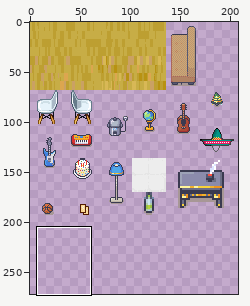
Two states of a sprite sheet, tileset_hs18.png. Above, an overview of the earlier version with the close-up marked.
Close-up. Before:
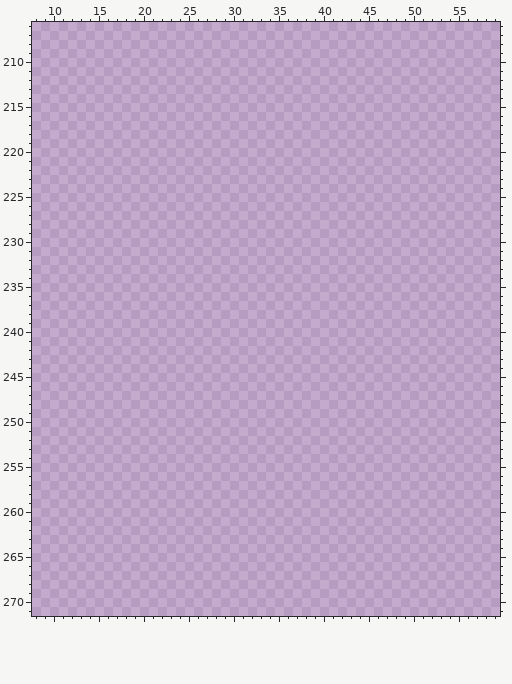
The file is 272x272 pixels. Pixels under 10% opacity are left out. Colours within 5 levels of each other are drawn and written as one. Shown: x 8..59, y 206..271. The wide view leaves out empty margins.
The result:
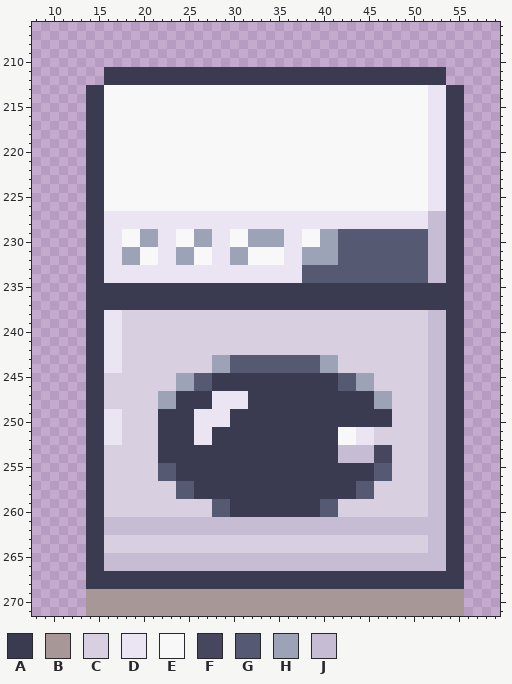
Palette (. is transparent): A #3a3a50  B #a79796  C #d8d0e0  D #ebe4f2  E #f8f8f8  F #46465e  G #565972  H #9da3b7  J #c6bdd5
From old to new:
Changed rows in their new state; - is an unchanged pixel.
first column x 14:
211 --AAAAAAAAAAAAAAAAAAAAAAAAAAAAAAAAAAAAAA--
212 --AAAAAAAAAAAAAAAAAAAAAAAAAAAAAAAAAAAAAA--
213 AAEEEEEEEEEEEEEEEEEEEEEEEEEEEEEEEEEEEEDDAA
214 AAEEEEEEEEEEEEEEEEEEEEEEEEEEEEEEEEEEEEDDAA
215 AAEEEEEEEEEEEEEEEEEEEEEEEEEEEEEEEEEEEEDDAA
216 AAEEEEEEEEEEEEEEEEEEEEEEEEEEEEEEEEEEEEDDAA
217 AAEEEEEEEEEEEEEEEEEEEEEEEEEEEEEEEEEEEEDDAA
218 AAEEEEEEEEEEEEEEEEEEEEEEEEEEEEEEEEEEEEDDAA
219 AAEEEEEEEEEEEEEEEEEEEEEEEEEEEEEEEEEEEEDDAA
220 AAEEEEEEEEEEEEEEEEEEEEEEEEEEEEEEEEEEEEDDAA
221 AAEEEEEEEEEEEEEEEEEEEEEEEEEEEEEEEEEEEEDDAA
222 AAEEEEEEEEEEEEEEEEEEEEEEEEEEEEEEEEEEEEDDAA
223 AAEEEEEEEEEEEEEEEEEEEEEEEEEEEEEEEEEEEEDDAA
224 AAEEEEEEEEEEEEEEEEEEEEEEEEEEEEEEEEEEEEDDAA
225 AAEEEEEEEEEEEEEEEEEEEEEEEEEEEEEEEEEEEEDDAA
226 AAEEEEEEEEEEEEEEEEEEEEEEEEEEEEEEEEEEEEDDAA
227 AADDDDDDDDDDDDDDDDDDDDDDDDDDDDDDDDDDDDJJAA
228 AADDDDDDDDDDDDDDDDDDDDDDDDDDDDDDDDDDDDJJAA
229 AADDEEHHDDEEHHDDEEHHHHDDEEHHGGGGGGGGGGJJAA
230 AADDEEHHDDEEHHDDEEHHHHDDEEHHGGGGGGGGGGJJAA
231 AADDHHEEDDHHEEDDHHEEEEDDHHHHGGGGGGGGGGJJAA
232 AADDHHEEDDHHEEDDHHEEEEDDHHHHGGGGGGGGGGJJAA
233 AADDDDDDDDDDDDDDDDDDDDDDGGGGGGGGGGGGGGJJAA
234 AADDDDDDDDDDDDDDDDDDDDDDGGGGGGGGGGGGGGJJAA
235 AAAAAAAAAAAAAAAAAAAAAAAAAAAAAAAAAAAAAAAAAA
236 AAAAAAAAAAAAAAAAAAAAAAAAAAAAAAAAAAAAAAAAAA
237 AAAAAAAAAAAAAAAAAAAAAAAAAAAAAAAAAAAAAAAAAA
238 AADDCCCCCCCCCCCCCCCCCCCCCCCCCCCCCCCCCCJJAA
239 AADDCCCCCCCCCCCCCCCCCCCCCCCCCCCCCCCCCCJJAA
240 AADDCCCCCCCCCCCCCCCCCCCCCCCCCCCCCCCCCCJJAA
241 AADDCCCCCCCCCCCCCCCCCCCCCCCCCCCCCCCCCCJJAA
242 AADDCCCCCCCCCCCCCCCCCCCCCCCCCCCCCCCCCCJJAA
243 AADDCCCCCCCCCCHHGGGGGGGGGGHHCCCCCCCCCCJJAA
244 AADDCCCCCCCCCCHHGGGGGGGGGGHHCCCCCCCCCCJJAA
245 AACCCCCCCCHHGGAAAAAAAAAAAAAAGGHHCCCCCCJJAA
246 AACCCCCCCCHHGGAAAAAAAAAAAAAAGGHHCCCCCCJJAA
247 AACCCCCCHHAAAADDDDAAAAAAAAAAAAAAHHCCCCJJAA
248 AACCCCCCHHAAAADDDDAAAAAAAAAAAAAAHHCCCCJJAA
249 AADDCCCCAAAADDDDAAAAAAAAAAAAAAAAAACCCCJJAA
250 AADDCCCCAAAADDDDAAAAAAAAAAAAAAAAAACCCCJJAA
251 AADDCCCCAAAADDAAAAAAAAAAAAAAEEDDCCCCCCJJAA
252 AADDCCCCAAAADDAAAAAAAAAAAAAAEEDDCCCCCCJJAA
253 AACCCCCCAAAAAAAAAAAAAAAAAAAAJJJJFFCCCCJJAA
254 AACCCCCCAAAAAAAAAAAAAAAAAAAAJJJJFFCCCCJJAA
255 AACCCCCCGGAAAAAAAAAAAAAAAAAAAAAAGGCCCCJJAA
256 AACCCCCCGGAAAAAAAAAAAAAAAAAAAAAAGGCCCCJJAA
257 AACCCCCCCCGGAAAAAAAAAAAAAAAAAAGGCCCCCCJJAA
258 AACCCCCCCCGGAAAAAAAAAAAAAAAAAAGGCCCCCCJJAA
259 AACCCCCCCCCCCCGGAAAAAAAAAAGGCCCCCCCCCCJJAA
260 AACCCCCCCCCCCCGGAAAAAAAAAAGGCCCCCCCCCCJJAA
261 AAJJJJJJJJJJJJJJJJJJJJJJJJJJJJJJJJJJJJJJAA
262 AAJJJJJJJJJJJJJJJJJJJJJJJJJJJJJJJJJJJJJJAA
263 AACCCCCCCCCCCCCCCCCCCCCCCCCCCCCCCCCCCCJJAA
264 AACCCCCCCCCCCCCCCCCCCCCCCCCCCCCCCCCCCCJJAA
265 AAJJJJJJJJJJJJJJJJJJJJJJJJJJJJJJJJJJJJJJAA
266 AAJJJJJJJJJJJJJJJJJJJJJJJJJJJJJJJJJJJJJJAA
267 AAAAAAAAAAAAAAAAAAAAAAAAAAAAAAAAAAAAAAAAAA
268 AAAAAAAAAAAAAAAAAAAAAAAAAAAAAAAAAAAAAAAAAA
269 BBBBBBBBBBBBBBBBBBBBBBBBBBBBBBBBBBBBBBBBBB
270 BBBBBBBBBBBBBBBBBBBBBBBBBBBBBBBBBBBBBBBBBB
271 BBBBBBBBBBBBBBBBBBBBBBBBBBBBBBBBBBBBBBBBBB
Boxes around the changes in both close-ups, in picture pixels (x1, y1, x2, y2):
added: (86, 67, 464, 616)
